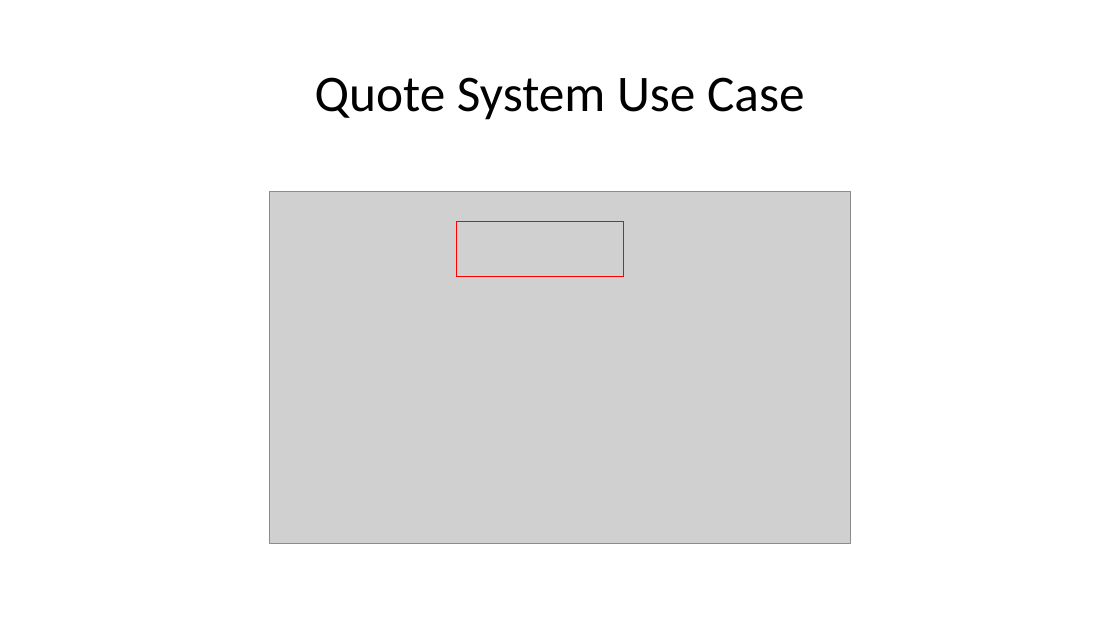
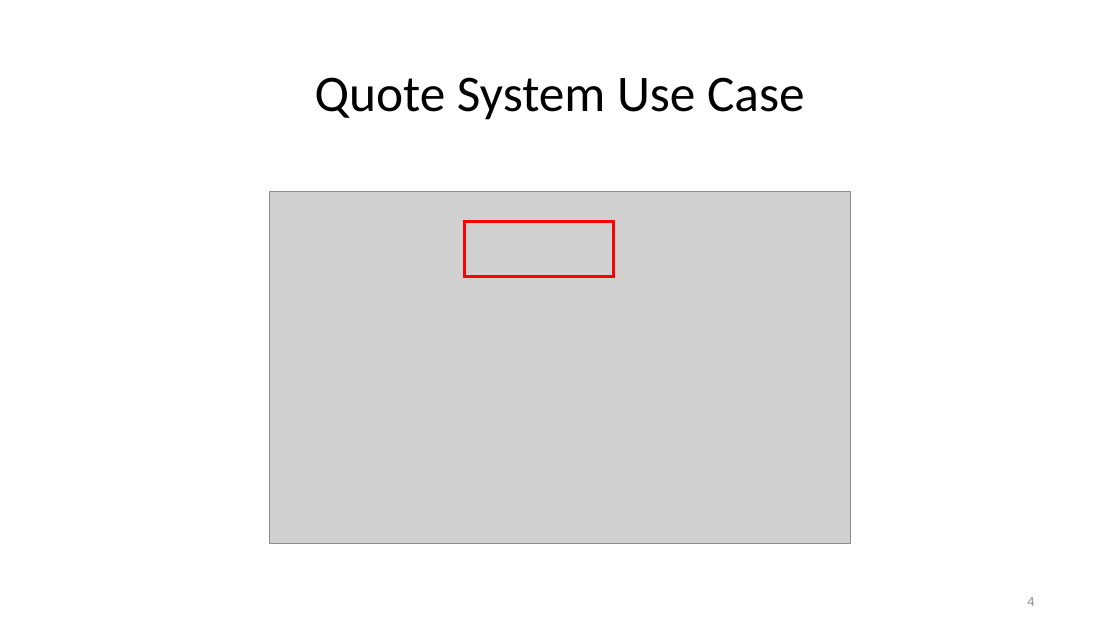
Before and after one commit to JohnAyling1979/CSCI, a slide deck: slide 4 of Use Case Presentation/Use Case Presentation.pptx. Drawn at 1120x630 pixels with LibreOffice and Linux fonts; fonts in the diff are those of the drawing; grey boxes stand for pictures. Boxes give left, top, right and bottom in pixels: in the first picture for what was removed or moved away, otherwise in the second. Text is boxed around its words. In the diff, an @@ line names an element or a change of style, - is before the commit and + after.

```diff
--- a/Use Case Presentation/Use Case Presentation.pptx
+++ b/Use Case Presentation/Use Case Presentation.pptx
@@ rectangle: place and size @@
-rectangle at (456,222,623,277)
+rectangle at (465,222,614,277)
@@ rectangle at (465,222,614,277): outline #FF0000 1 pt to #FF0000 2.5 pt @@
@@ page number added at (1027,597,1034,606), 12 pt, text #8C8C8C @@
+4
```
Also in this commit, not shown: 15 other slides changed, 1 other file.
